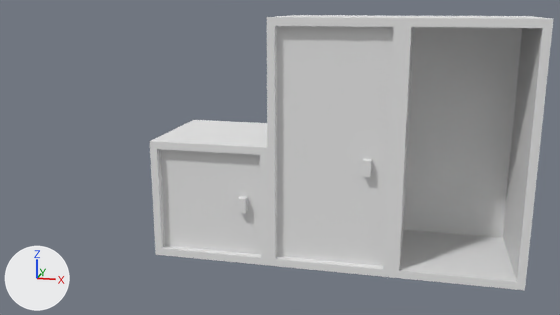
The Blender file src/main/resources/assets/betterstorage/models/block/locker.blend as it was, and as the next commit left it.
Before and after are seen from the file's camera 'Camera'. The lights are fixed; the arrows at lower left show +X, +Y and +Z.

The older version as bpy lines, for what is in view:
```python
me_locker = bpy.data.meshes.new('locker')
me_locker.from_pydata(...)  # 16 vertices, 14 faces; spans x -1.0..0.0, y 0.0..1.0, z -1.0..0.0
me_locker.materials.append(mat_locker)  # its picture is missing
me_locker_large_002 = bpy.data.meshes.new('locker_large.002')
me_locker_large_002.from_pydata(...)  # 16 vertices, 11 faces; spans x -1.0..0.0, y 0.0..1.0, z -1.0..0.0
me_locker_large_002.materials.append(mat_locker_large)  # its picture is missing
me_locker_large_door = bpy.data.meshes.new('locker_large_door')
me_locker_large_door.from_pydata(...)  # 16 vertices, 11 faces; spans x 0.0..0.88, y 0.0..1.88, z -0.03..0.09
me_locker_large_door.materials.append(mat_locker_large)  # its picture is missing
ob_locker = bpy.data.objects.new('locker', me_locker)
ob_locker.location = (0.0, 0.0, 0.0)
ob_locker.rotation_euler = (1.571, 0.0, 0.0)  # degrees (90, 0, 0)
ob_locker_large_door = bpy.data.objects.new('locker_large_door', me_locker_large_door)
ob_locker_large_door.location = (0.062, 0.094, 0.062)
ob_locker_large_door.rotation_euler = (1.571, 0.0, 0.0)  # degrees (90, 0, 0)
ob_locker_large_top = bpy.data.objects.new('locker_large_top', me_locker_large_002)
ob_locker_large_top.location = (2.0, 0.0, 1.0)
ob_locker_large_top.rotation_euler = (1.571, 0.0, 0.0)  # degrees (90, 0, 0)
# also in view: 'locker_door' at (-0.5, 0.06, 0.5); 'locker_large_bottom' at (1.5, 0.5, 0.5); 'locker_large' at (0.5, 0.5, 1.0)
```
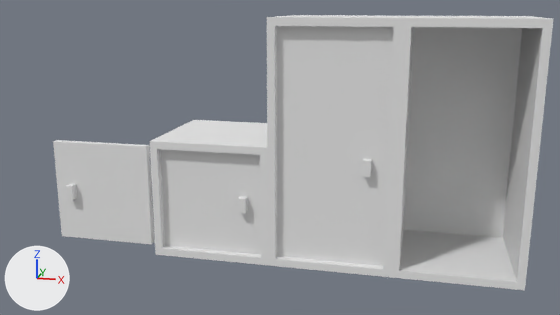
Pixel boxes [x1, y1, x2, y2] of what changed, in the pictures (560 x 315 px):
'locker_door_right', added: after [53, 140, 155, 244]

The change, as a list of edits to the scene's bpy script:
```text
Add me_locker_door_right:
    me_locker_door_right.from_pydata([(-0.875, 0.875, 0.0), (0.0, 0.0, -0.062), (0.0, 0.875, 0.0), (0.0, 0.875, -0.063), (-0.875, 0.875, -0.063), (0.0, 0.0, 0.0), (-0.875, 0.0, 0.0), (-0.875, 0.0, -0.062), (-0.75, 0.375, 0.062), (-0.75, 0.375, 0.0), (-0.688, 0.375, 0.0), (-0.688, 0.375, 0.062), (-0.688, 0.5, 0.062), (-0.75, 0.5, 0.0), (-0.688, 0.5, 0.0), (-0.75, 0.5, 0.062)], [], [(5, 2, 0, 6), (1, 3, 2, 5), (7, 4, 3, 1), (0, 2, 3, 4), (5, 6, 7, 1), (6, 0, 4, 7), (13, 9, 8, 15), (10, 11, 8, 9), (12, 14, 13, 15), (12, 11, 10, 14), (11, 12, 15, 8)])
    me_locker_door_right.materials.append(mat_locker)  # its picture is missing
Add ob_locker_door_right:
    ob_locker_door_right = bpy.data.objects.new('locker_door_right', me_locker_door_right)
    ob_locker_door_right.location = (-1.062, 0.062, 0.062)
    ob_locker_door_right.rotation_euler = (1.571, 0.0, 0.0)  # degrees (90, 0, 0)
```
